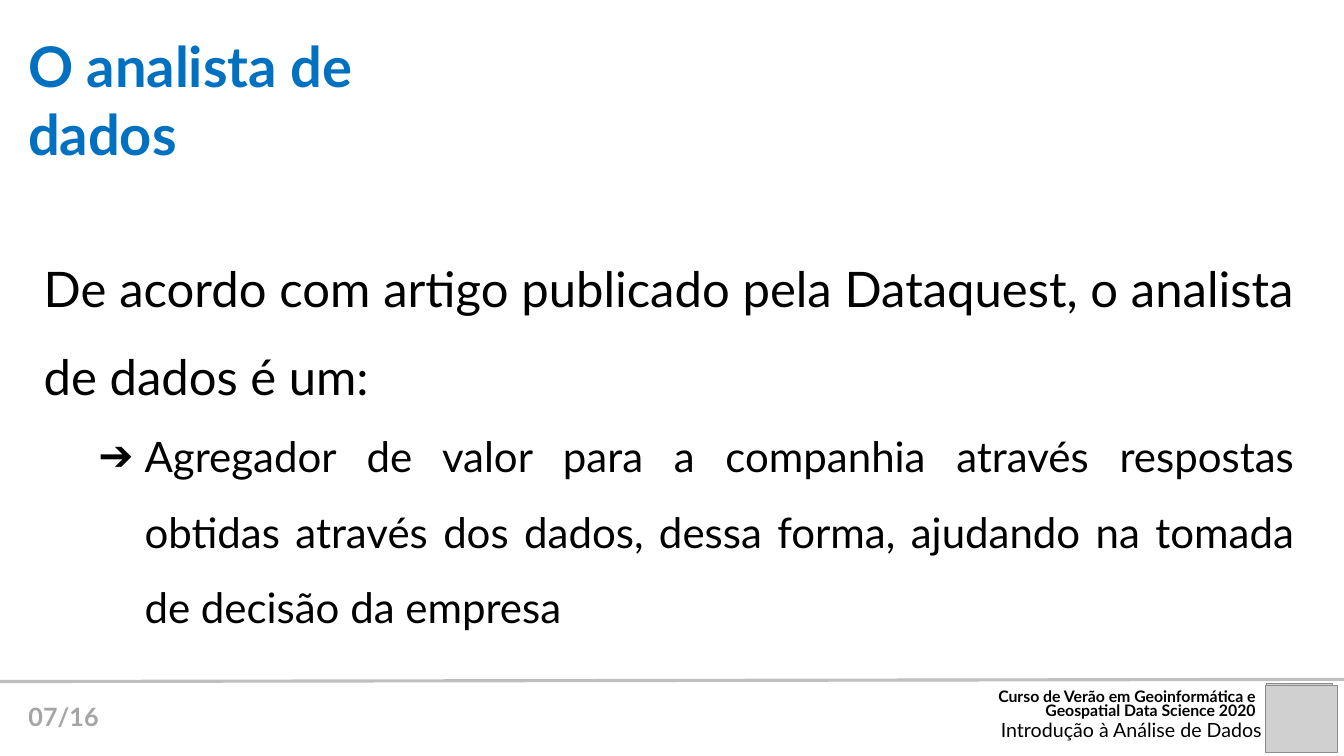
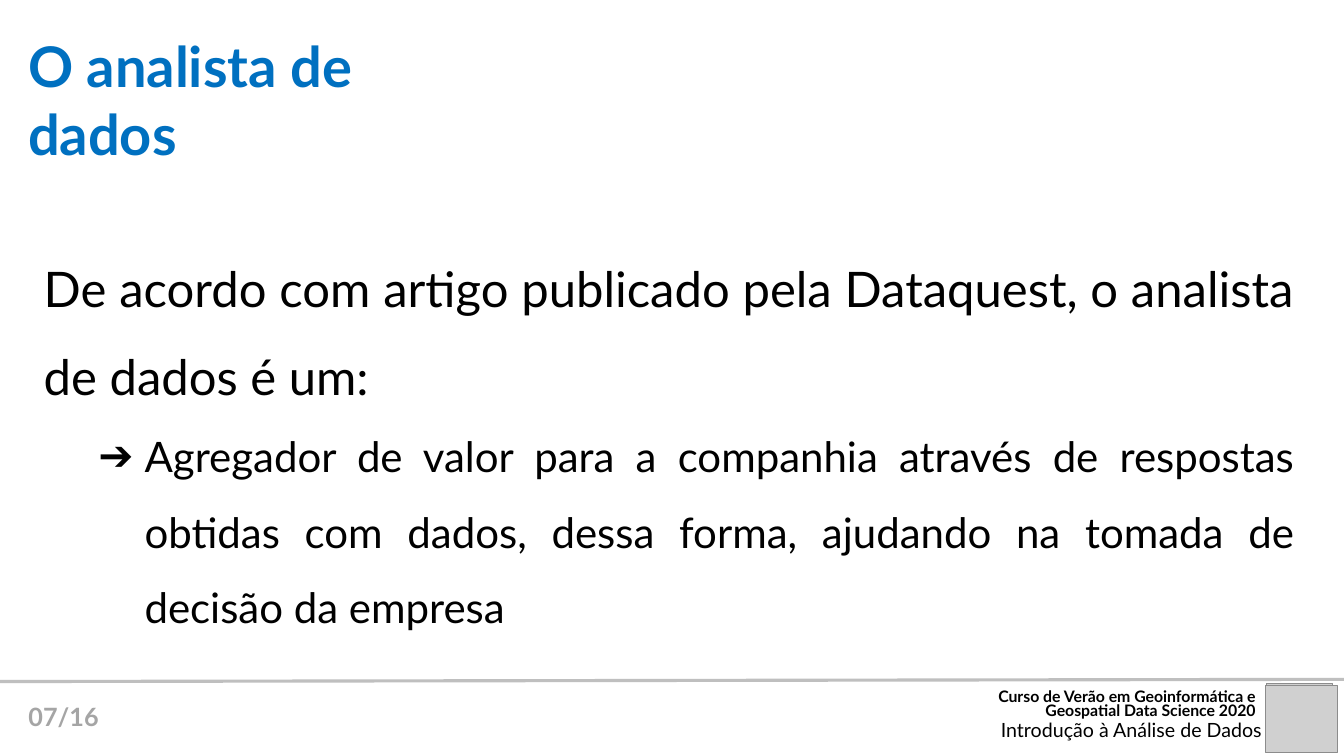
Before and after one commit to dataAt/intro-analise-de-dados-apresentacao, a slide deck: slide 8 of introducao/2020/intro-escola-de-verao-geo.pptx. Drawn at 1344x756 pixels with LibreOffice and Linux fonts; fonts in the diff are those of the drawing; grey boxes stand for pictures. Boxes give left, top, right and bottom in pixels: in the first picture for what was removed or moved away, otherwise in the second. Text is boxed around its words. In the diff, an @@ line names an element or a change of style, - is before the commit and + after.

```diff
--- a/introducao/2020/intro-escola-de-verao-geo.pptx
+++ b/introducao/2020/intro-escola-de-verao-geo.pptx
@@ text at (145,441,1294,556): text changed @@
-➔ Agregador de valor para a companhia através respostas obtidas através dos dados, dessa forma, ajudando na tomada de decisão da empresa
+➔ Agregador de valor para a companhia através de respostas obtidas com dados, dessa forma, ajudando na tomada de decisão da empresa
```
Also in this commit, not shown: 1 other file.
